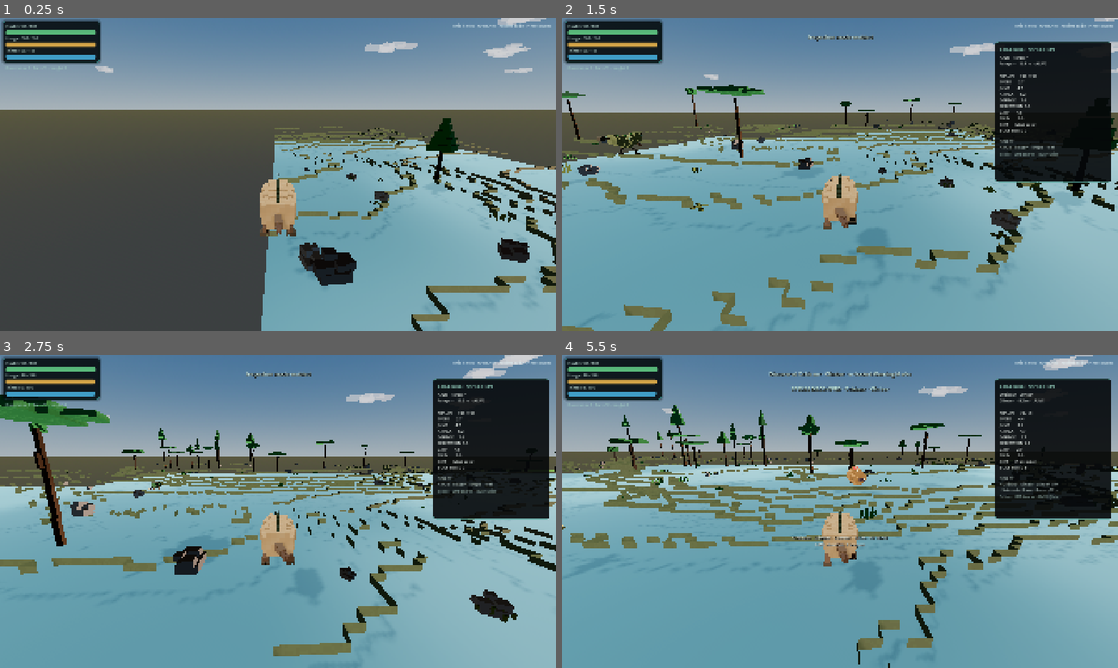
Above: before the commit, frames 1-4 (two rows, left to right).
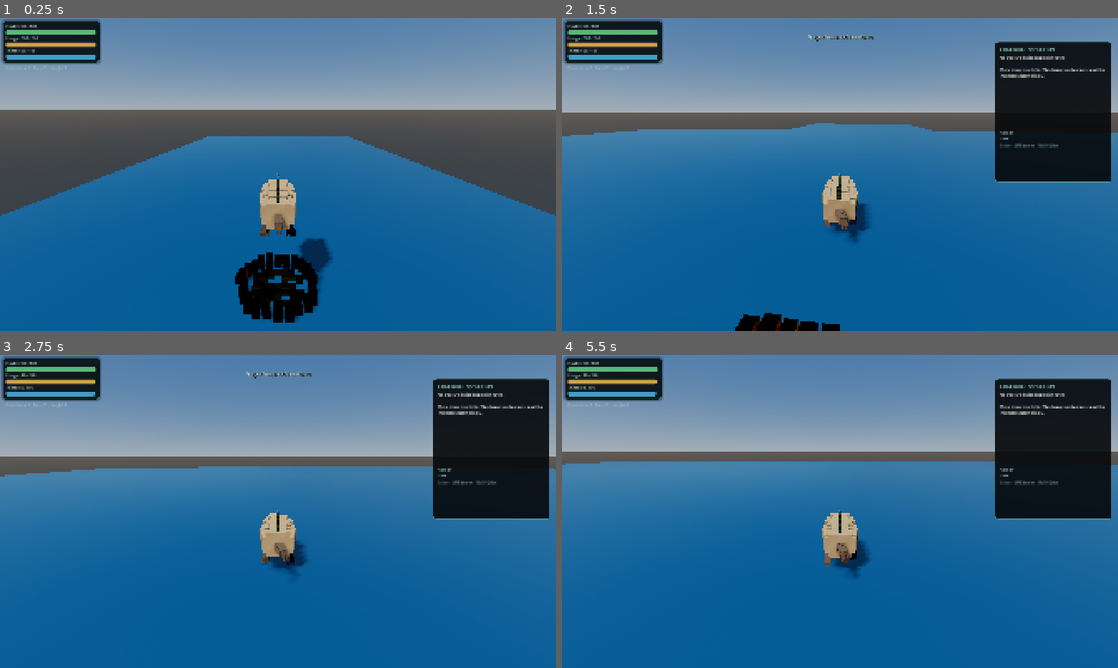
Above: after the commit, the same moments.

Repository: MajorDragonfly/voxelverse
Game: Godot game, scene res://main/main.tscn
Two runs of this game, one before a commit and one after it. Both use one fixed random seed, a clock stepped at 60 frames per second and the inputs below.
Inputs (mouse positions are in pixels of both pictures, inside the frame that each line leads up to):
- Up to frame 1 (0.25 s): no input
- Up to frame 2 (1.5 s): tap Enter at 0.5 s; move the mouse to (867, 174) at 0.52 s; hold W (move_forward) from 0.53 s (still down); right-click (867, 174) at 0.6 s; click (867, 174) at 0.67 s; tap Space (jump) at 0.77 s; move the mouse to (812, 174) at 1.27 s; tap E (inspection_mode) at 1.35 s
- Up to frame 3 (2.75 s): keep holding W (move_forward); tap Space (jump) at 1.52 s; move the mouse to (289, 505) at 2.02 s; click (289, 505) at 2.1 s
- Up to frame 4 (5.5 s): keep holding W (move_forward); move the mouse to (834, 517) at 2.77 s; tap Z at 2.85 s; click (834, 517) at 2.92 s; tap Space (jump) at 3.02, 3.77, 4.52 s; move the mouse to (878, 514) at 3.52 s; tap Y at 3.6 s; move the mouse to (795, 508) at 4.27 s; tap Tab at 4.35 s; move the mouse to (845, 511) at 5.02 s; tap Delete at 5.1 s; click (845, 511) at 5.17 s

The runs differ from the first frame. In frame 1, 56% of the frame differs, in the area x 0-100%, y 0-100%; in frame 2, 63%; in frame 3, 64%; in frame 4, 65%.

Commit message:
Switch active world generator to planetary V9

Diff:
--- a/project.godot
+++ b/project.godot
@@ -18,7 +18,7 @@
 [autoload]
 
 GameState="*res://autoload/game_state.gd"
-WorldGenerator="*res://world/generation/world_generator_adventure.gd"
+WorldGenerator="*res://world/generation/world_generator_planetary_v9.gd"
 DisplaySettings="*res://core/display_settings.gd"
 ProgressionService="*res://autoload/progression_service.gd"
 SaveGameService="*res://autoload/save_game_service.gd"
